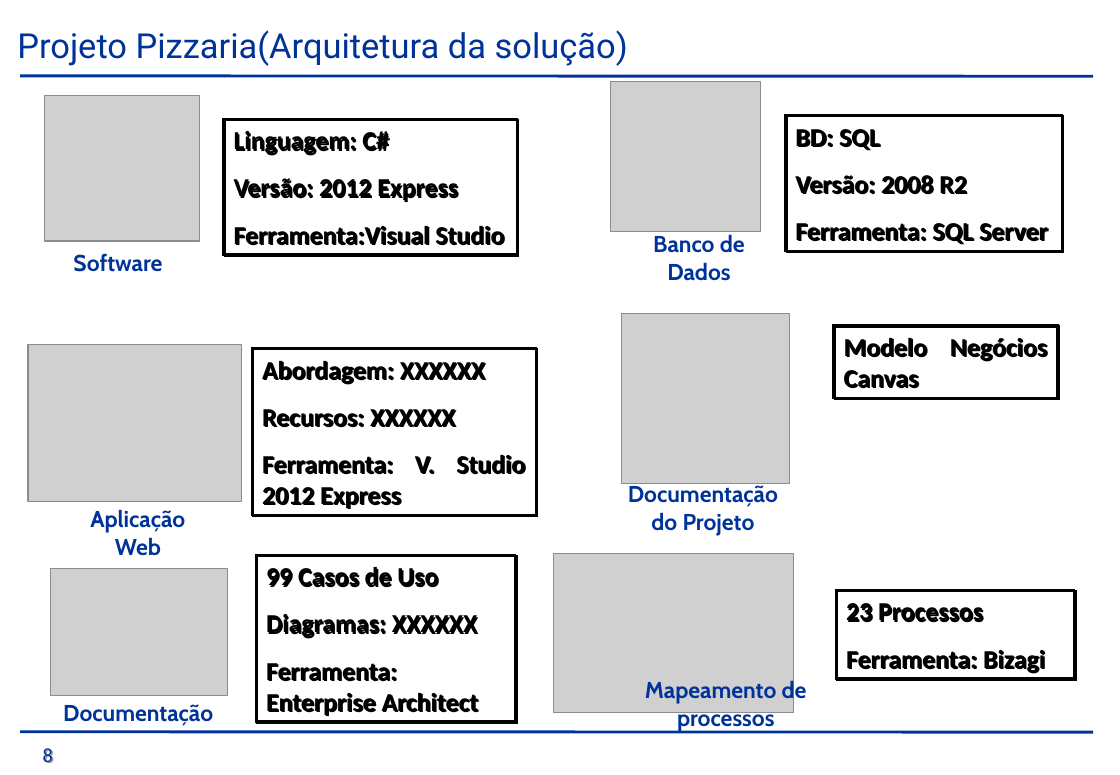
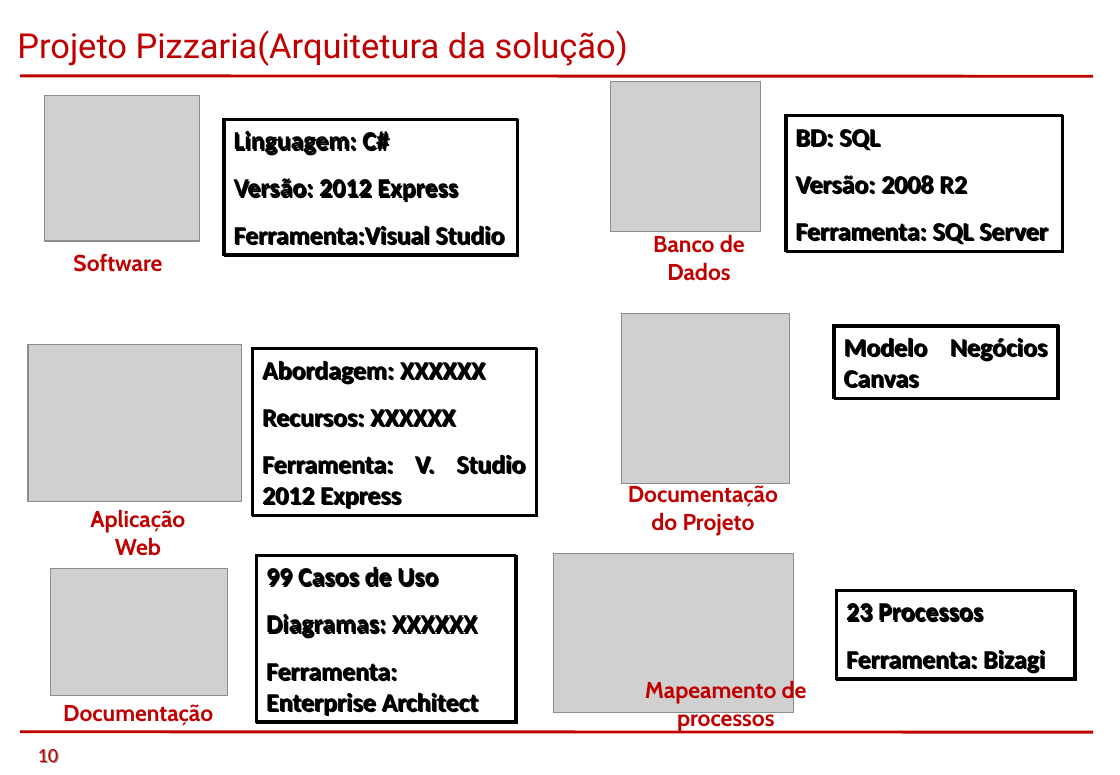
Before and after one commit to saintalex93/tcmpizzaria, a slide deck: slide 10 of PTCC/PTCC/Apresentação/Pizzaria.ppt. Drawn at 1120x775 pixels with LibreOffice and Linux fonts; fonts in the diff are those of the drawing; grey boxes stand for pictures; background and template pictures are left out. Boxes give left, top, right and bottom in pixels: in the first picture for what was removed or moved away, otherwise in the second. Text is boxed around its words. In the diff, an @@ line names an element or a change of style, - is before the commit and + after.

```diff
--- a/PTCC/PTCC/Apresentação/Pizzaria.ppt
+++ b/PTCC/PTCC/Apresentação/Pizzaria.ppt
@@ line (20, 75) - (1092, 76): stroke #003399 2.01 pt to #C00000 2.01 pt @@
@@ text colour #003399 to #C00000 in 7 elements at bbox=[17, 30, 628, 66], bbox=[73, 253, 162, 272], bbox=[653, 234, 745, 281], bbox=[90, 509, 185, 556], bbox=[628, 482, 778, 536], bbox=[63, 704, 213, 726], bbox=[645, 679, 807, 732] @@
@@ line (20, 732) - (1092, 733): stroke #003399 2.01 pt to #C00000 2.01 pt @@
@@ text at bbox=[38, 749, 58, 763]: text changed; text colour #003399 to #C00000 @@
-8
+10
```
Also in this commit, not shown: 11 other slides changed, 3 slides removed.
